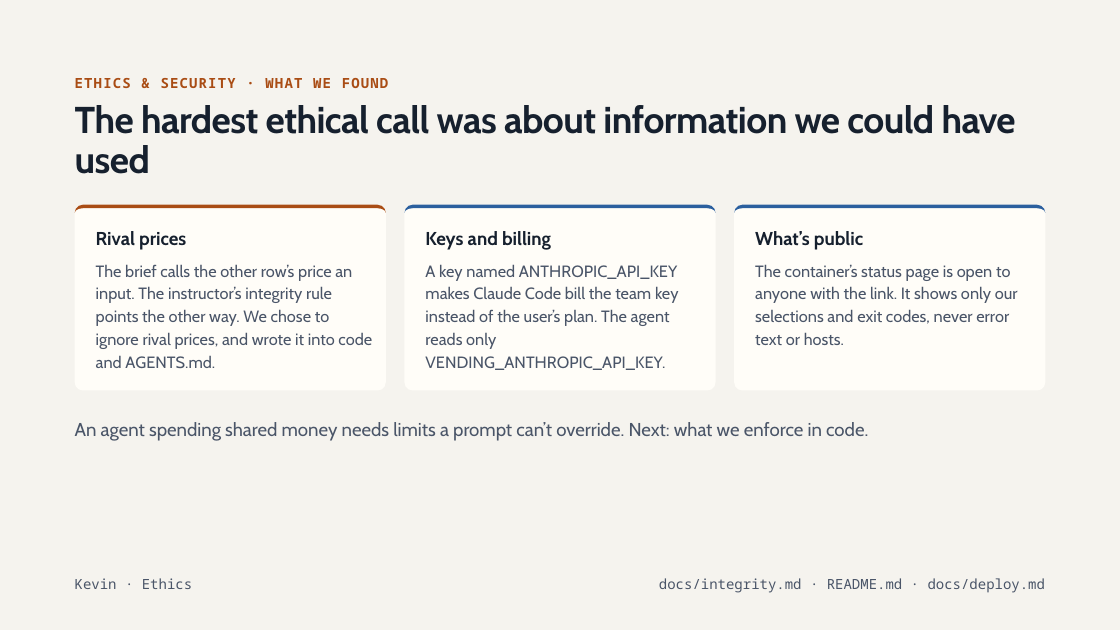
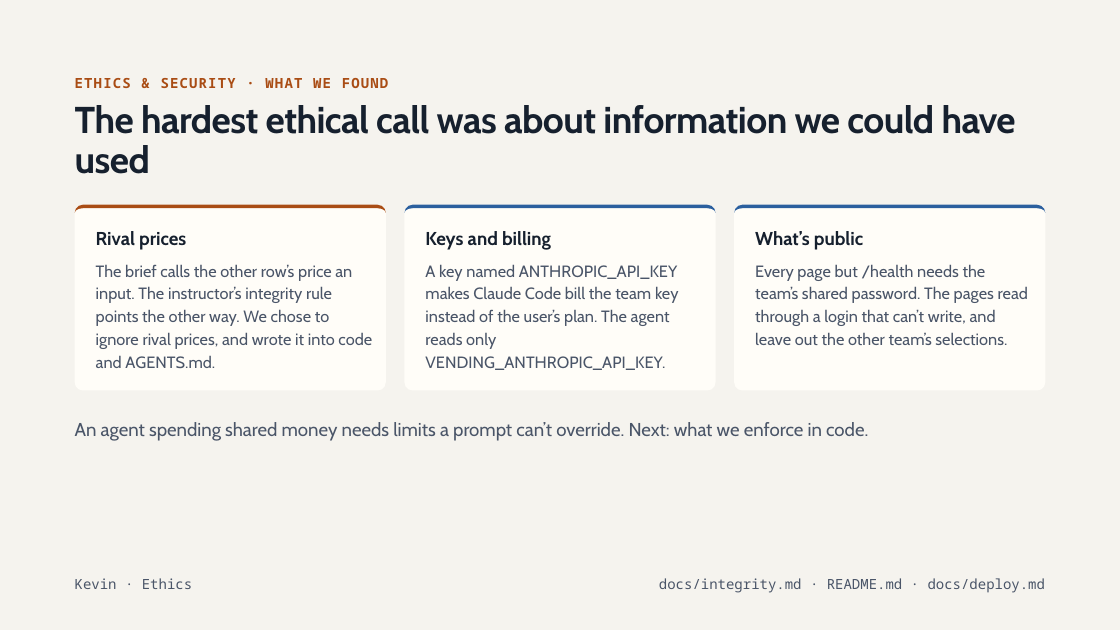
Before and after one commit to marshall-strong/agentic-vending, a slide deck: slide 13 of docs/presentation/group-b-final-presentation.pptx. Drawn at 1120x630 pixels with LibreOffice and Linux fonts; fonts in the diff are those of the drawing. Boxes give left, top, right and bottom in pixels: in the first picture for what was removed or moved away, otherwise in the second. Text is boxed around its words. In the diff, an @@ line names an element or a change of style, - is before the commit and + after.

```diff
--- a/docs/presentation/group-b-final-presentation.pptx
+++ b/docs/presentation/group-b-final-presentation.pptx
@@ text at (755,264,1028,345): text changed @@
-The container’s status page is open to anyone with the link. It shows only our selections and exit codes, never error text or hosts.
+Every page but /health needs the team’s shared password. The pages read through a login that can’t write, and leave out the other team’s selections.
```
Also in this commit, not shown: 4 other slides changed.
